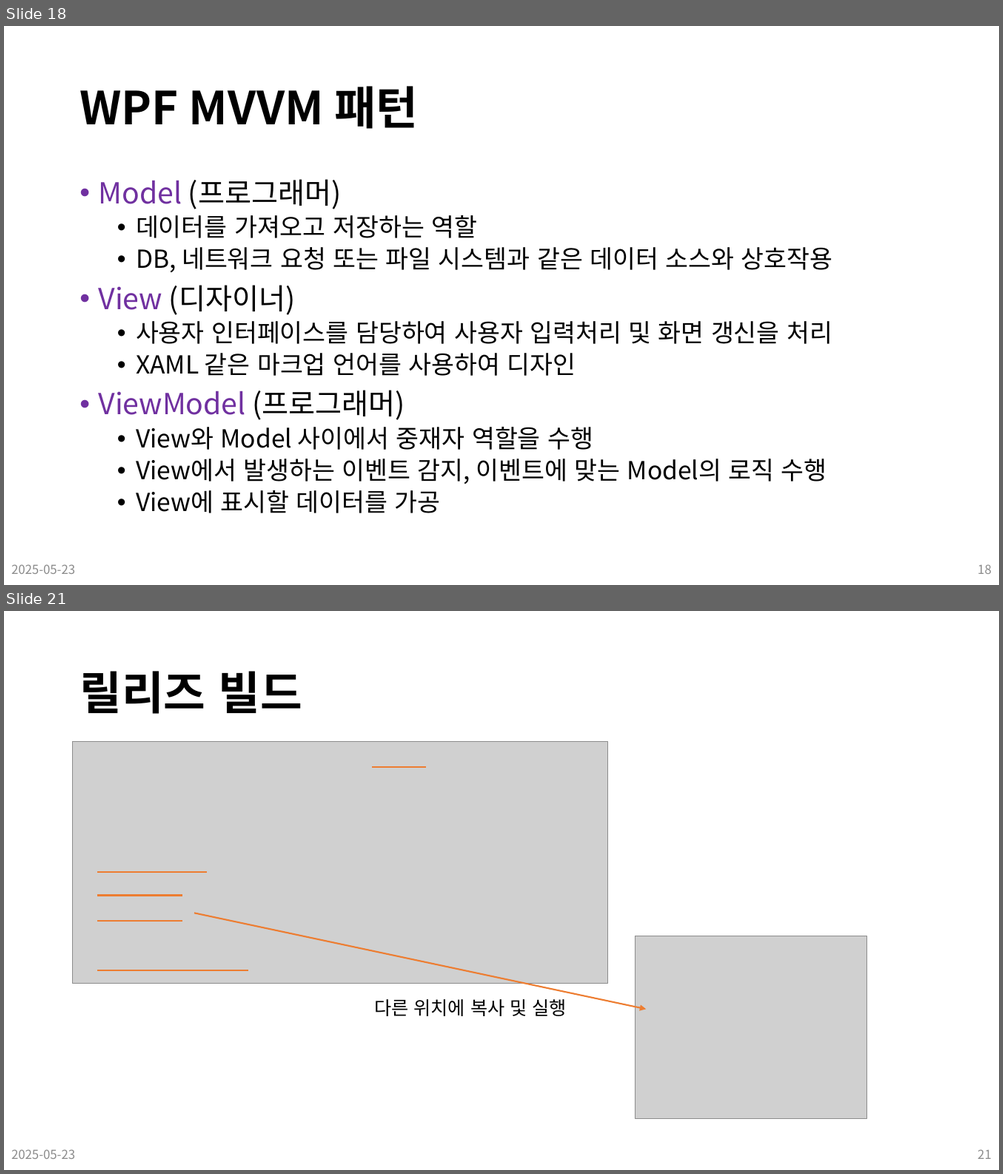
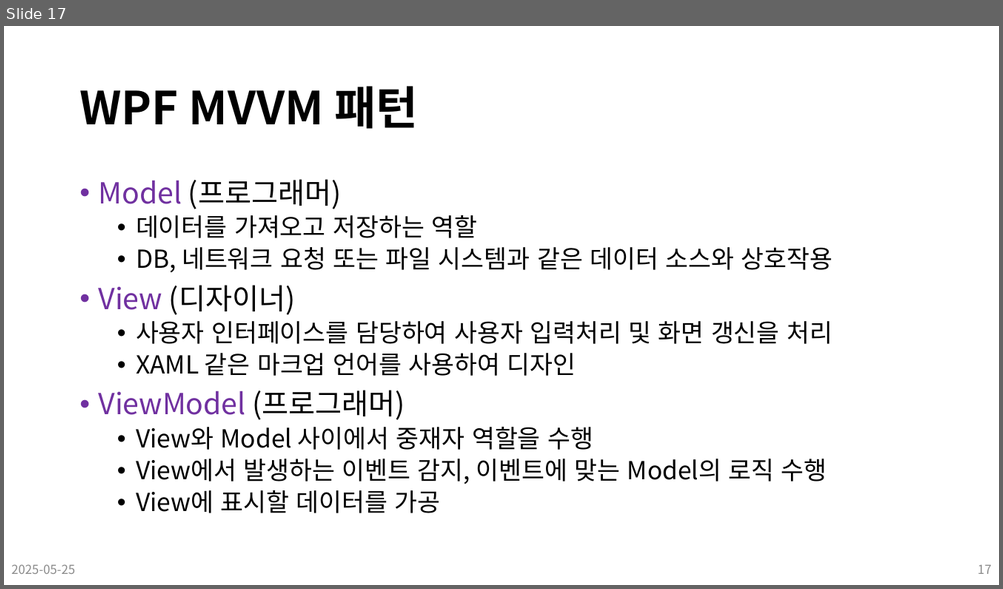
Before and after one commit to Leader-Lesson/KDT_SF_Short_5th, a slide deck: material/19_CSharp_WPF (디자인 패턴).pptx. Shown one above the other, each under a label of ours: slides 18 and 21 before the commit, slide 17 after it; the slides between them are not shown. The pictures are 1003x1174 and 1003x589 pixels, drawn with LibreOffice and Linux fonts; fonts in the diff are those of the drawing; grey boxes stand for pictures; background and template pictures are left out. Boxes give left, top, right and bottom in pixels: in the first picture for what was removed or moved away, otherwise in the second. Text is boxed around its words. In the diff, an @@ line names an element or a change of style, - is before the commit and + after.

```diff
--- a/material/19_CSharp_WPF (디자인 패턴).pptx
+++ b/material/19_CSharp_WPF (디자인 패턴).pptx
@@ slide 21 removed at [4,611,999,1170], background #FFFFFF @@
@@ title removed at [79,671,302,714] @@
-릴리즈 빌드
@@ picture removed at [73,741,608,983] @@
@@ line removed from (373, 768) to (427, 768) @@
@@ line removed from (97, 872) to (207, 872) @@
@@ line removed from (97, 896) to (182, 896) @@
@@ line removed from (97, 920) to (182, 920) @@
@@ arrow removed from (194, 913) to (646, 1009) @@
@@ picture removed at [635,937,867,1119] @@
@@ line removed from (97, 971) to (248, 971) @@
@@ text removed at [374,999,566,1017] @@
-다른 위치에 복사 및 실행
@@ text removed at [11,1150,75,1159] @@
-2025-05-23
@@ page number removed at [977,1150,991,1159] @@
-21
@@ what was slide 18 is now slide 17 @@
@@ slide 17 changed as well @@
@@ text at [11,565,75,574]: text changed @@
-2025-05-23
+2025-05-25
@@ page number at [977,565,991,574]: text changed @@
-18
+17
```
Also in this commit, not shown: 17 other slides changed, 7 other slides removed, 8 other files.
